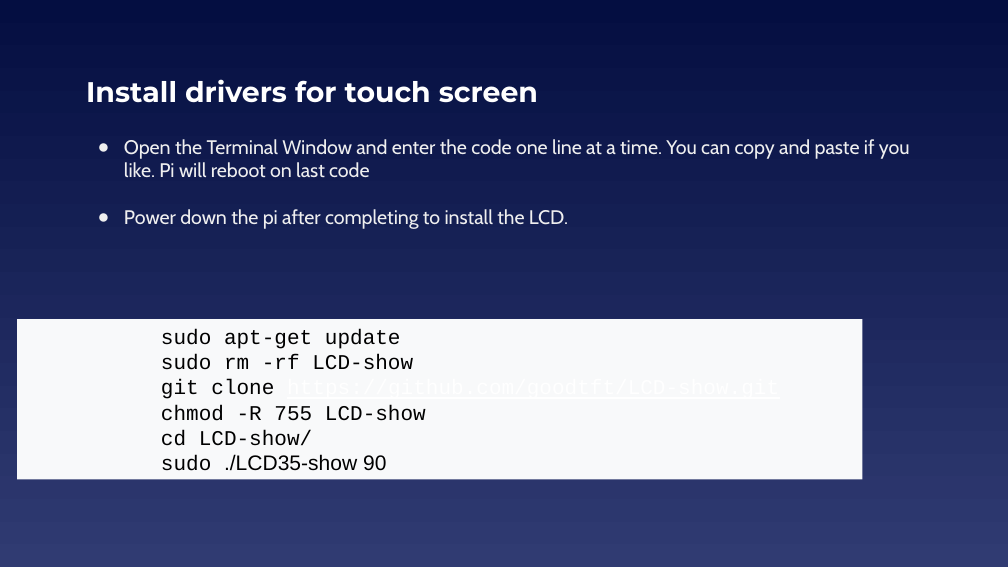
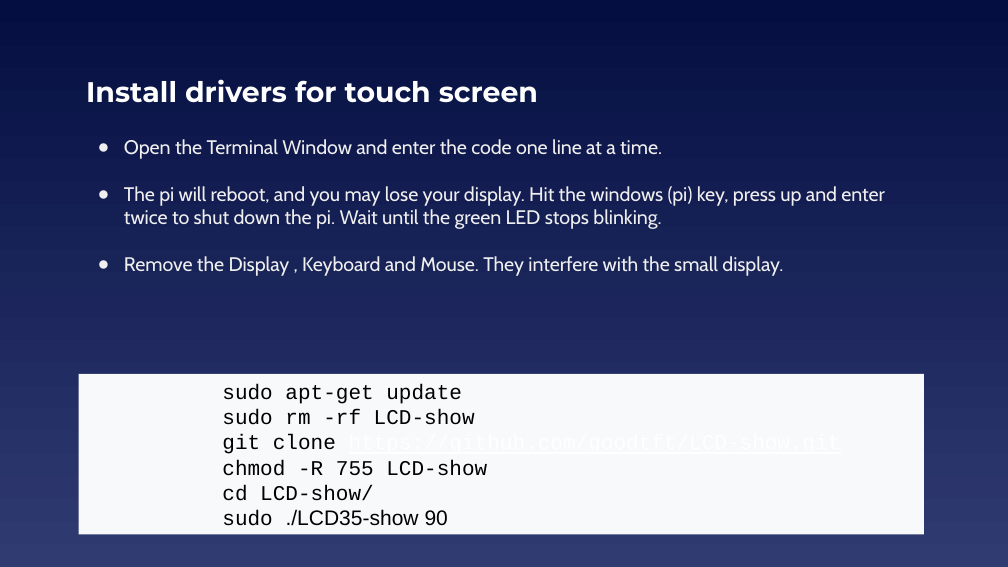
Before and after one commit to EELabMan/RPi-Touch-Display, a slide deck: slide 18 of Raspberry Pi TouchScreen Displays.pptx (slide 19 before the commit). Drawn at 1008x567 pixels with LibreOffice and Linux fonts; fonts in the diff are those of the drawing. Boxes give left, top, right and bottom in pixels: in the first picture for what was removed or moved away, otherwise in the second. Text is boxed around its words. In the diff, an @@ line names an element or a change of style, - is before the commit and + after.

```diff
--- a/Raspberry Pi TouchScreen Displays.pptx
+++ b/Raspberry Pi TouchScreen Displays.pptx
@@ text at (124, 139, 885, 276): text changed @@
-● Open the Terminal Window and enter the code one line at a time. You can copy and paste if you like. Pi will reboot on last code
-● Power down the pi after completing to install the LCD.
+● Open the Terminal Window and enter the code one line at a time.
+● The pi will reboot, and you may lose your display. Hit the windows (pi) key, press up and enter twice to shut down the pi. Wait until the green LED stops blinking.
+● Remove the Display , Keyboard and Mouse. They interfere with the small display.
@@ rectangle "sudo apt-get update": place and size @@
-rectangle "sudo apt-get update" at (17, 319, 863, 479)
+rectangle "sudo apt-get update" at (79, 374, 924, 535)
```
Also in this commit, not shown: 4 other slides changed, 1 slide removed.
